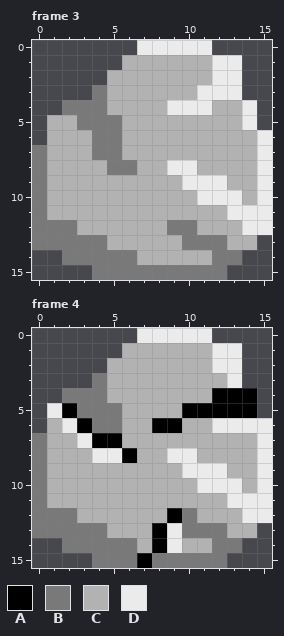
Pixel-art file, stored at Assets/Textures/Ceiling.aseprite. The picture above was drawn from the file before the commit.
16x16 pixels, 6 frames. Shown: frame 3, frame 4. The commit also changed other frames, which this record leaves out.
Palette (. is transparent): A #000000  B #797979  C #b2b2b2  D #ebebeb
Pixels before, frame 3, first column x 0:
 0 .......DDDDD....
 1 ......CCCCCCDD..
 2 .....CCCCCCCDD..
 3 ....BCCCCCCDDD..
 4 ..BBBCCCCDDDCCD.
 5 .CCBBBCCCCCCCCD.
 6 .CCCBBCCCCCCCCCD
 7 BCCCBBCCCCCCCCCD
 8 BCCCCBBCCDDCCCCD
 9 BCCCCCCCCCDDDCCD
10 BCCCCCCCCCCDDDCD
11 BCCCCCCCCCCCCDDD
12 BBBCCCCCCBBCCCDD
13 BBBBBCCCCCBBBCC.
14 ..BBBBBCCCCCBB..
15 ....BBBBBBBBB...
Pixels before, frame 4, first column x 0:
 0 .......DDDDD....
 1 ......CCCCCCDD..
 2 .....CCCCCCCDD..
 3 ....BCCCCCCCCD..
 4 ..BBBCCCCCCCAAA.
 5 .DABBBCCCCAAAAA.
 6 .CDABBCCAACCDDDD
 7 BCCDAACCCCCCCCCD
 8 BCCCDDACCDDCCCCD
 9 BCCCCCCCCCDDDCCD
10 BCCCCCCCCCCDDDCD
11 BCCCCCCCCCCCCDDD
12 BBBCCCCCCABCCCDD
13 BBBBBCCCADBBBCC.
14 ..BBBBBCADCCBB..
15 ....BBBABBBBB...
After the commit:
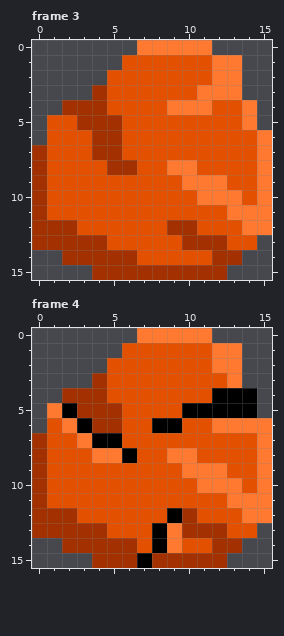
Difference:
colour B: #797979 -> #a23000
colour C: #b2b2b2 -> #e35100
colour D: #ebebeb -> #ff7930
Pixel boxes of the changes (left, top, right, bottom) in both pictures:
changed: (32, 40, 272, 280)
changed: (32, 328, 272, 568)
